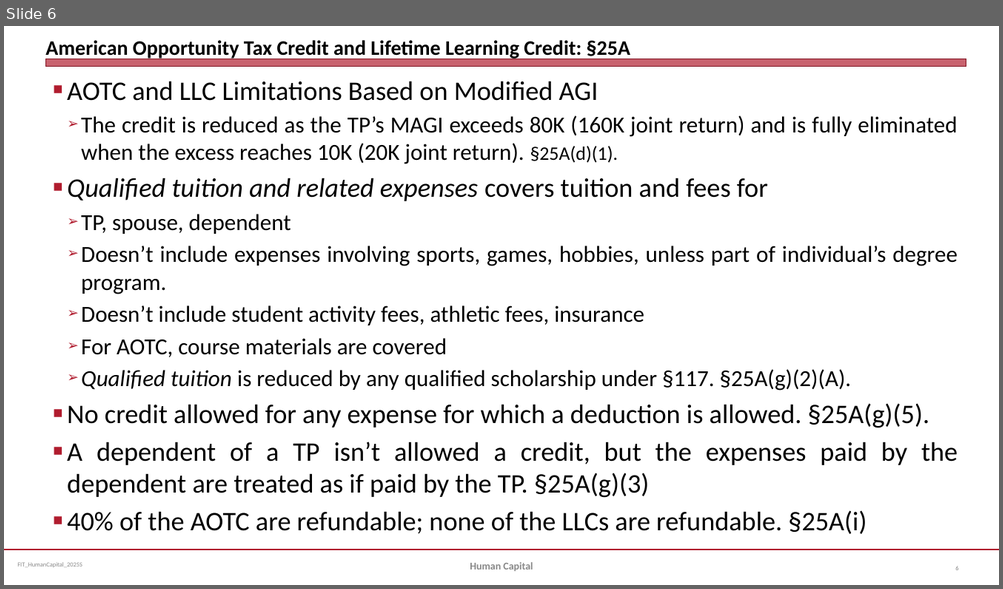
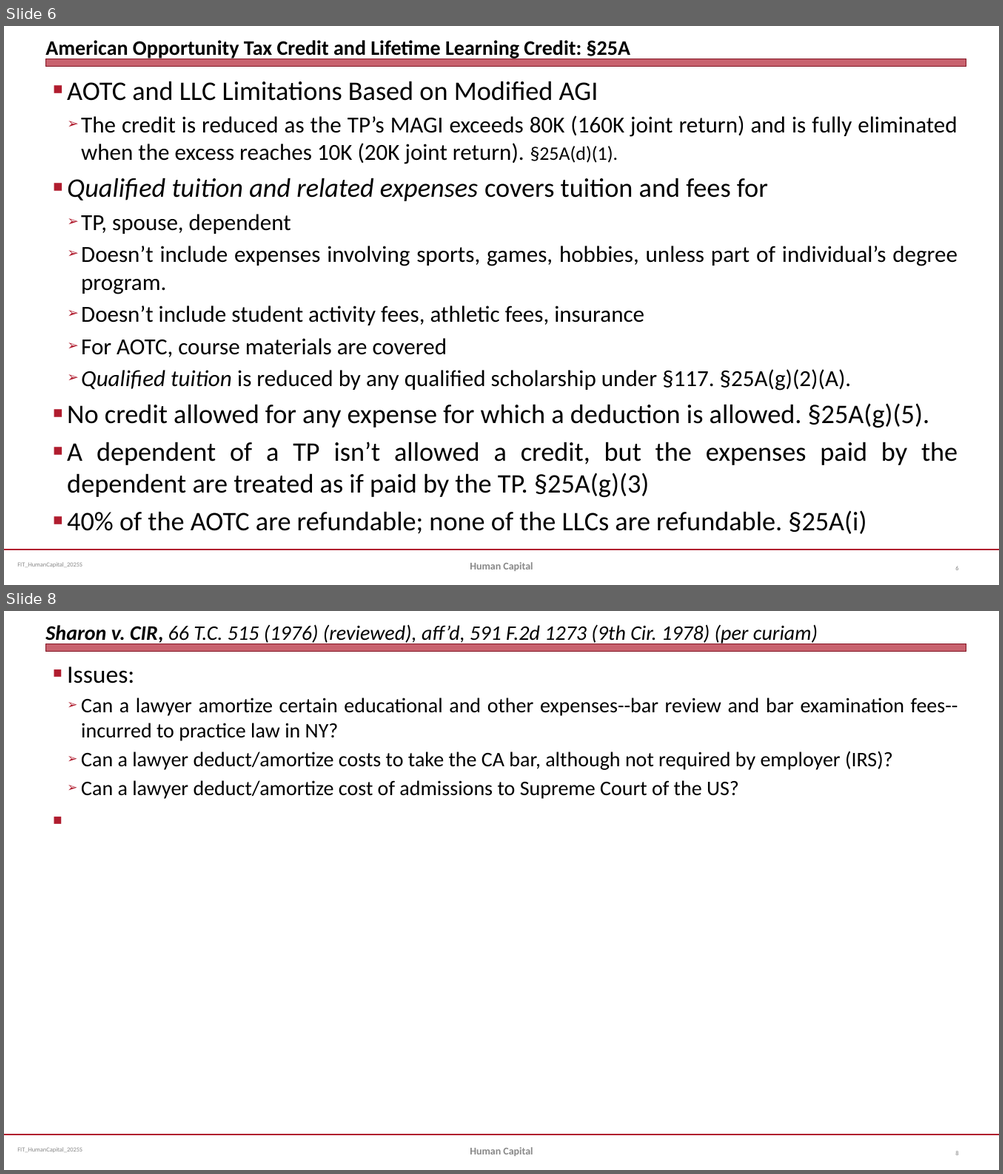
Before and after one commit to jmc877/Fed-Income-Tax, a slide deck: slides/FIT_HumanCapital_2025S.pptx. Shown one above the other, each under a label of ours: slide 6 before the commit, slides 6 and 8 after it; the slides between them are not shown. The pictures are 1003x589 and 1003x1174 pixels, drawn with LibreOffice and Linux fonts; fonts in the diff are those of the drawing. Boxes give left, top, right and bottom in pixels: in the first picture for what was removed or moved away, otherwise in the second. Text is boxed around its words. In the diff, an @@ line names an element or a change of style, - is before the commit and + after.

```diff
--- a/slides/FIT_HumanCapital_2025S.pptx
+++ b/slides/FIT_HumanCapital_2025S.pptx
@@ slide 8 added at bbox=[4, 611, 999, 1170], background #FFFFFF; not listed: 3 template elements that a slide beside it also shows @@
@@ title added at bbox=[45, 624, 817, 645], 20 pt, text #000000, italic @@
+Sharon v. CIR, 66 T.C. 515 (1976) (reviewed), aff’d, 591 F.2d 1273 (9th Cir. 1978) (per curiam)
@@ text added at bbox=[67, 667, 958, 799], 20 pt, text #000000 @@
+■ Issues:
+  ➢ Can a lawyer amortize certain educational and other expenses--bar review and bar examination fees-- incurred to practice law in NY?
+  ➢ Can a lawyer deduct/amortize costs to take the CA bar, although not required by employer (IRS)?
+  ➢ Can a lawyer deduct/amortize cost of admissions to Supreme Court of the US?
@@ text added at bbox=[469, 1147, 532, 1156], 10 pt, text #898989, bold @@
+Human Capital
@@ page number added at bbox=[955, 1151, 958, 1156], 6 pt, text #808080 @@
+8
```
Also in this commit, not shown: 1 slide changed, 1 other slide added, 2 other files.
